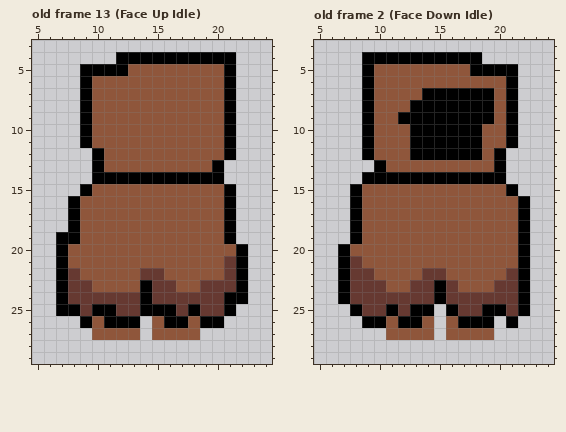
Two versions of one pixel-art file, Assets/Player/WizardDefault.aseprite. The picture above is the old version.
32x32 pixels, 22 frames. Shown: old frame 13 (Face Up Idle): x 5..24, y 3..29; old frame 2 (Face Down Idle): x 5..24, y 3..29. The commit also changed other frames, which this record leaves out.
Now the later version:
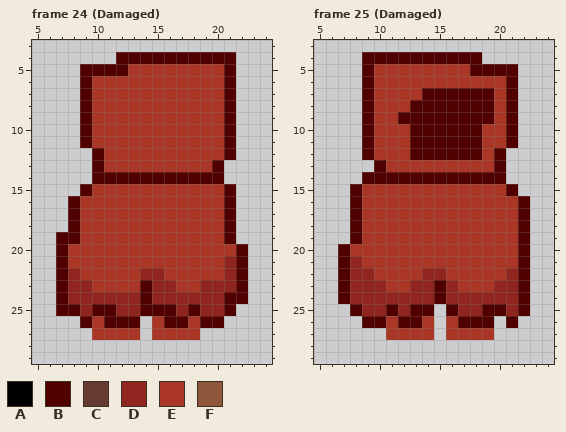
Palette (. is transparent): A #000000  B #510000  C #663931  D #90241f  E #aa3625  F #8f563b
A new or re-ordered frame is compared with the old frame closest to it.
Diff:
frames 22 -> 31
layer "DamageRed" added
Changed rows in their new state; - is an unchanged pixel.
Frame 24 (Damaged) is new; against old frame 13 (Face Up Idle), layer "DamageRed":
first column x 7:
 4 -----BBBBBBBBBB-
 5 --BBBBEEEEEEEEB-
 6 --BEEEEEEEEEEEB-
 7 --BEEEEEEEEEEEB-
 8 --BEEEEEEEEEEEB-
 9 --BEEEEEEEEEEEB-
10 --BEEEEEEEEEEEB-
11 --BEEEEEEEEEEEB-
12 ---BEEEEEEEEEEB-
13 ---BEEEEEEEEEB--
14 ---BBBBBBBBBBB--
15 --BEEEEEEEEEEEB-
16 -BEEEEEEEEEEEEB-
17 -BEEEEEEEEEEEEB-
18 -BEEEEEEEEEEEEB-
19 BBEEEEEEEEEEEEB-
20 BEEEEEEEEEEEEEEB
21 BEEEEEEEEEEEEEDB
22 BDEEEEEDDEEEEEDB
23 BDDEEEEBDDEEDDDB
24 BDDDDDDBDDDDDDBB
25 BBDBBDDBBBDBDDB-
26 --BEBBB-EBBEBB--
27 ---EEEE-EEEE----
Frame 25 (Damaged) is new; against old frame 2 (Face Down Idle), layer "DamageRed":
first column x 7:
 4 --BBBBBBBBBB----
 5 --BEEEEEEEEBBBB-
 6 --BEEEEEEEEEEEB-
 7 --BEEEEBBBBBBEB-
 8 --BEEEBBBBBBBEB-
 9 --BEEBBBBBBBBEB-
10 --BEEEBBBBBBEEB-
11 --BEEEBBBBBBEEB-
12 --BEEEBBBBBBEB--
13 ---BEEEEEEEEEB--
14 --BBBBBBBBBBBB--
15 -BEEEEEEEEEEEEB-
16 -BEEEEEEEEEEEEEB
17 -BEEEEEEEEEEEEEB
18 -BEEEEEEEEEEEEEB
19 -BEEEEEEEEEEEEEB
20 BEEEEEEEEEEEEEEB
21 BDEEEEEEEEEEEEEB
22 BDDEEEEDDEEEEEDB
23 BDDDEEDDBDEEEDDB
24 BDDDDDDDBDDDDDDB
25 -BDDBDBB-BDDBBDB
26 --BBEBBE-EBBB-B-
27 ----EEEE-EEEE---
Where, in picture pixels (left, top, right, bottom), the same in both pictures:
changed: (56, 52, 248, 340)
changed: (338, 52, 530, 340)
